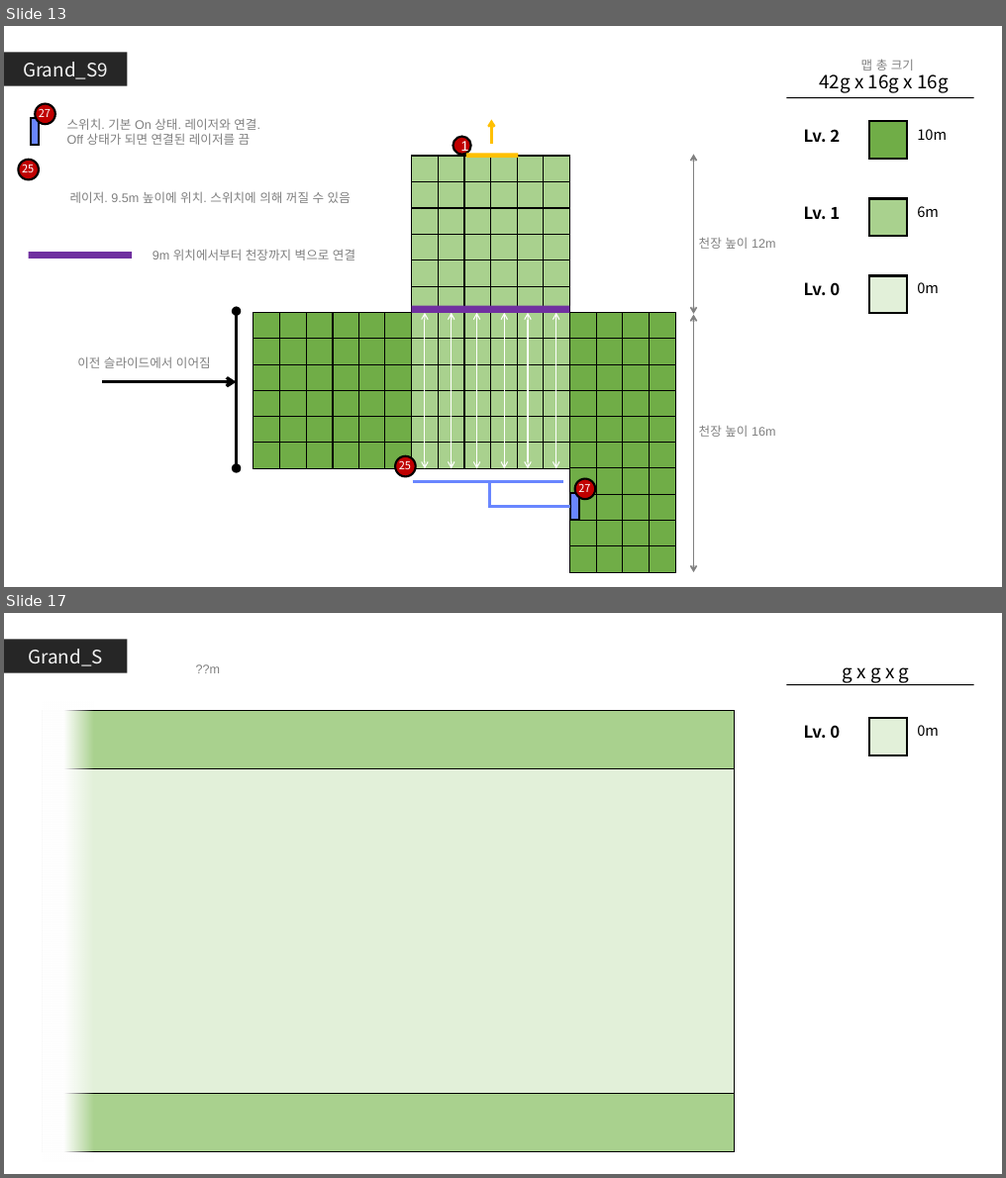
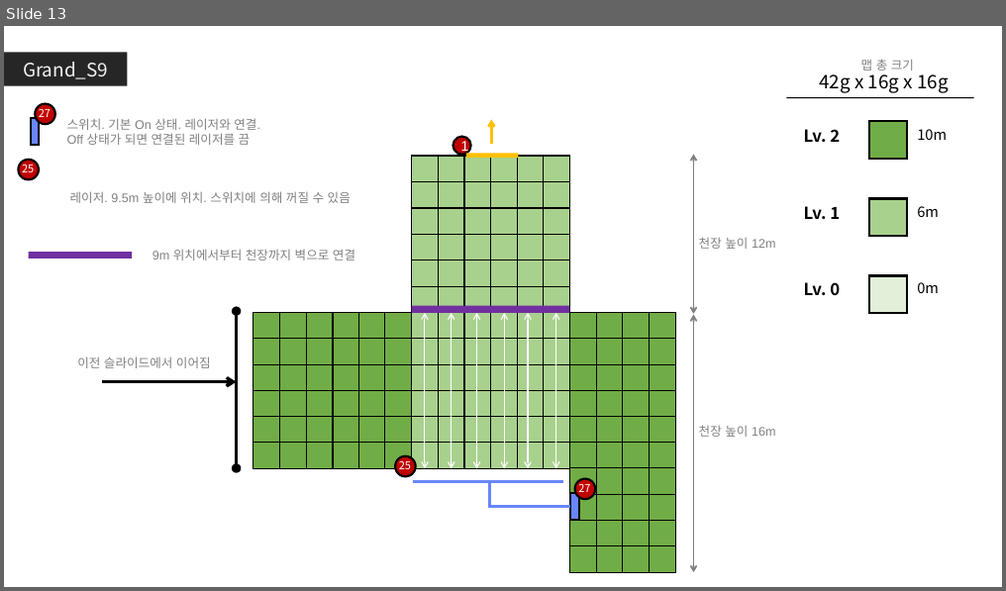
Before and after one commit to GGMGangsterHamster/GangsterHamster, a slide deck: Documents/Grand_Stage.pptx. Shown one above the other, each under a label of ours: slides 13 and 17 before the commit, slide 13 after it; the slides between them are not shown. The pictures are 1006x1178 and 1006x591 pixels, drawn with LibreOffice and Linux fonts; fonts in the diff are those of the drawing. Boxes give left, top, right and bottom in pixels: in the first picture for what was removed or moved away, otherwise in the second. Text is boxed around its words. In the diff, an @@ line names an element or a change of style, - is before the commit and + after.

```diff
--- a/Documents/Grand_Stage.pptx
+++ b/Documents/Grand_Stage.pptx
@@ slide 17 removed at box(4, 613, 1002, 1174), background #FFFFFF @@
@@ rectangle removed at box(4, 639, 127, 673) @@
-Grand_S
@@ text removed at box(196, 664, 220, 673) @@
-??m
@@ text removed at box(843, 667, 910, 683) @@
-g x g x g
@@ rectangle removed at box(43, 701, 93, 1161) @@
@@ line removed from (787, 685) to (974, 685) @@
@@ rectangle removed at box(43, 710, 734, 769) @@
@@ text removed at box(804, 725, 840, 738) @@
-Lv. 0
@@ rectangle removed at box(869, 718, 908, 756) @@
@@ text removed at box(917, 725, 939, 736) @@
-0m
@@ rectangle removed at box(43, 769, 734, 1093) @@
@@ rectangle removed at box(43, 1093, 734, 1153) @@
```
Also in this commit, not shown: 3 slides changed, 2 slides added, 2 other slides removed.
